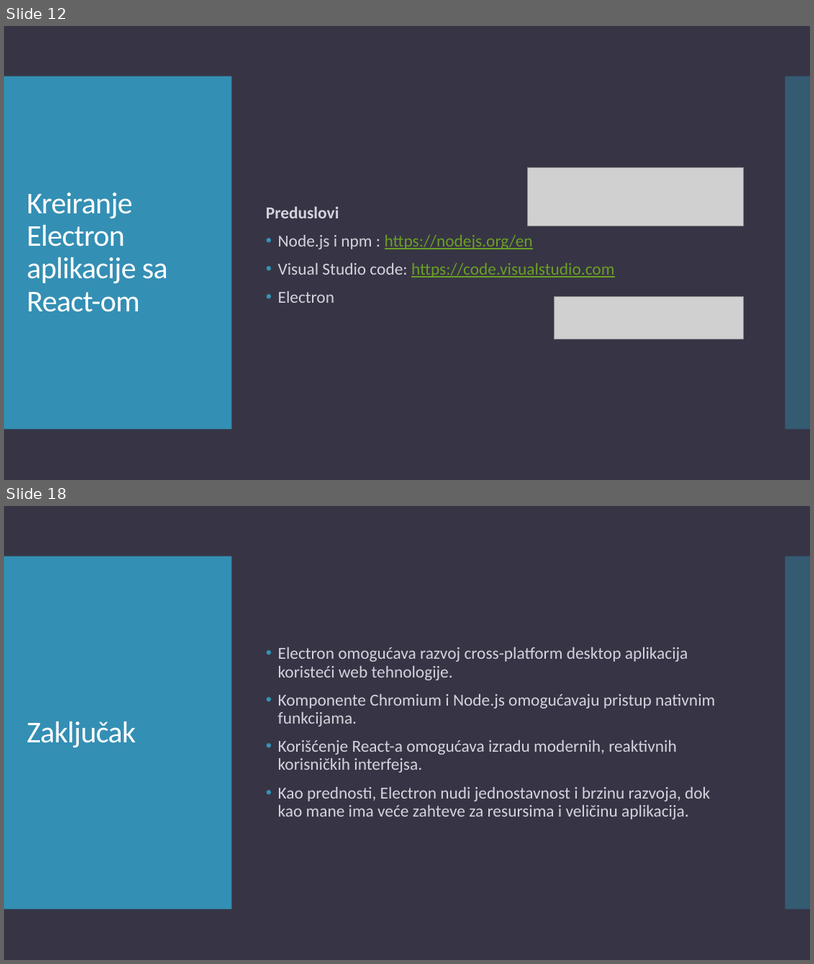
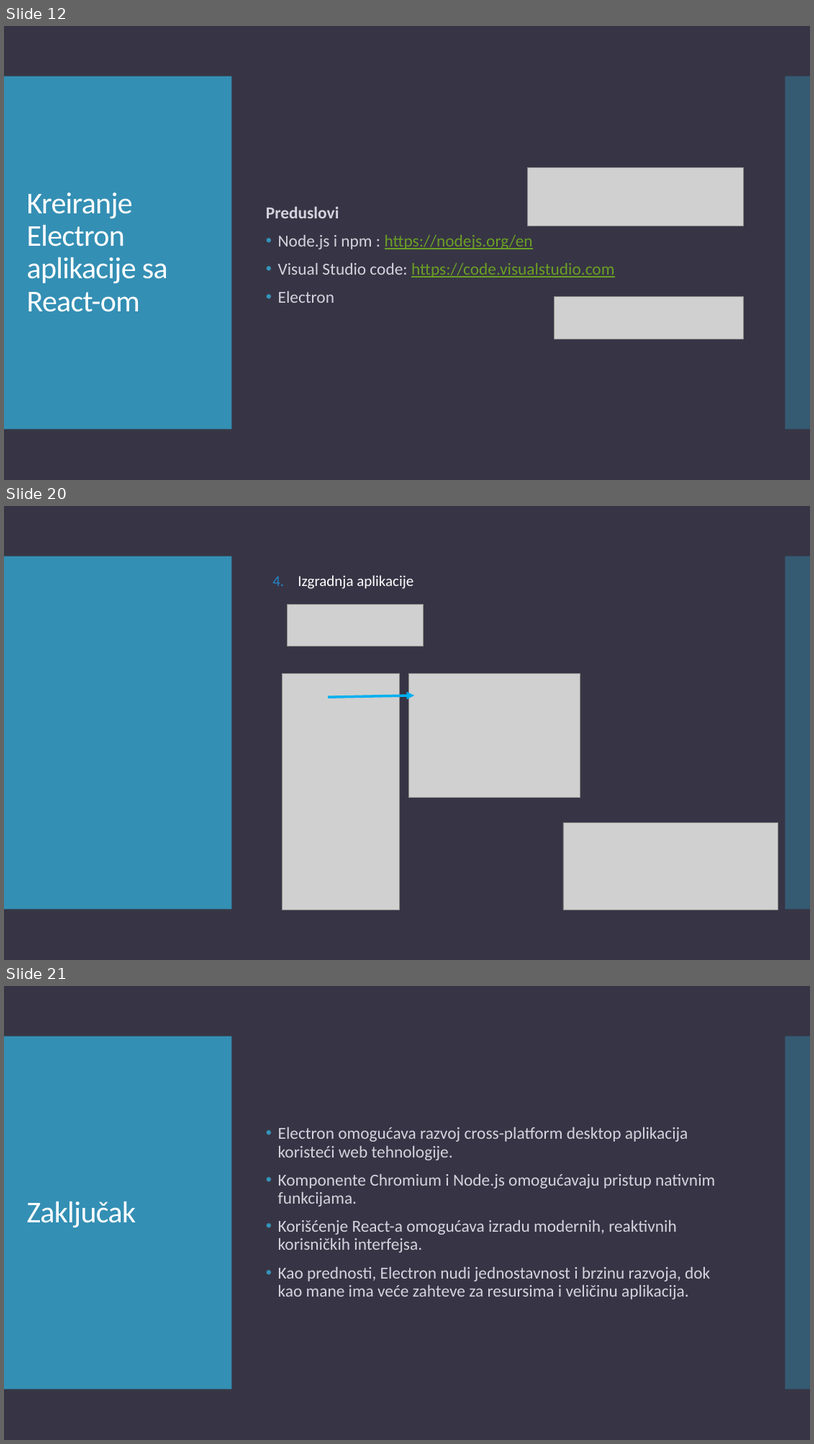
Before and after one commit to teodora18040cvetkovic/electron_react, a slide deck: Electron.pptx. Shown one above the other, each under a label of ours: slides 12 and 18 before the commit, slides 12, 20 and 21 after it; the slides between them are not shown. The pictures are 814x964 and 814x1444 pixels, drawn with LibreOffice and Linux fonts; fonts in the diff are those of the drawing; grey boxes stand for pictures. Boxes give left, top, right and bottom in pixels: in the first picture for what was removed or moved away, otherwise in the second. Text is boxed around its words. In the diff, an @@ line names an element or a change of style, - is before the commit and + after.

```diff
--- a/Electron.pptx
+++ b/Electron.pptx
@@ slide 20 added at box(4, 506, 810, 960), background #373545; not listed: 2 template elements that a slide beside it also shows @@
@@ text added at box(273, 575, 414, 589), 18 pt, text #FFFFFF @@
+4. Izgradnja aplikacije
@@ picture added at box(287, 605, 423, 646) @@
@@ picture added at box(282, 674, 399, 909) @@
@@ picture added at box(409, 674, 581, 797) @@
@@ arrow added from (328, 698) to (415, 695), #00B0F0 3 pt @@
@@ picture added at box(563, 823, 779, 909) @@
@@ what was slide 18 is now slide 21 @@
```
Also in this commit, not shown: 5 slides changed, 2 other slides added, 1 other file.
